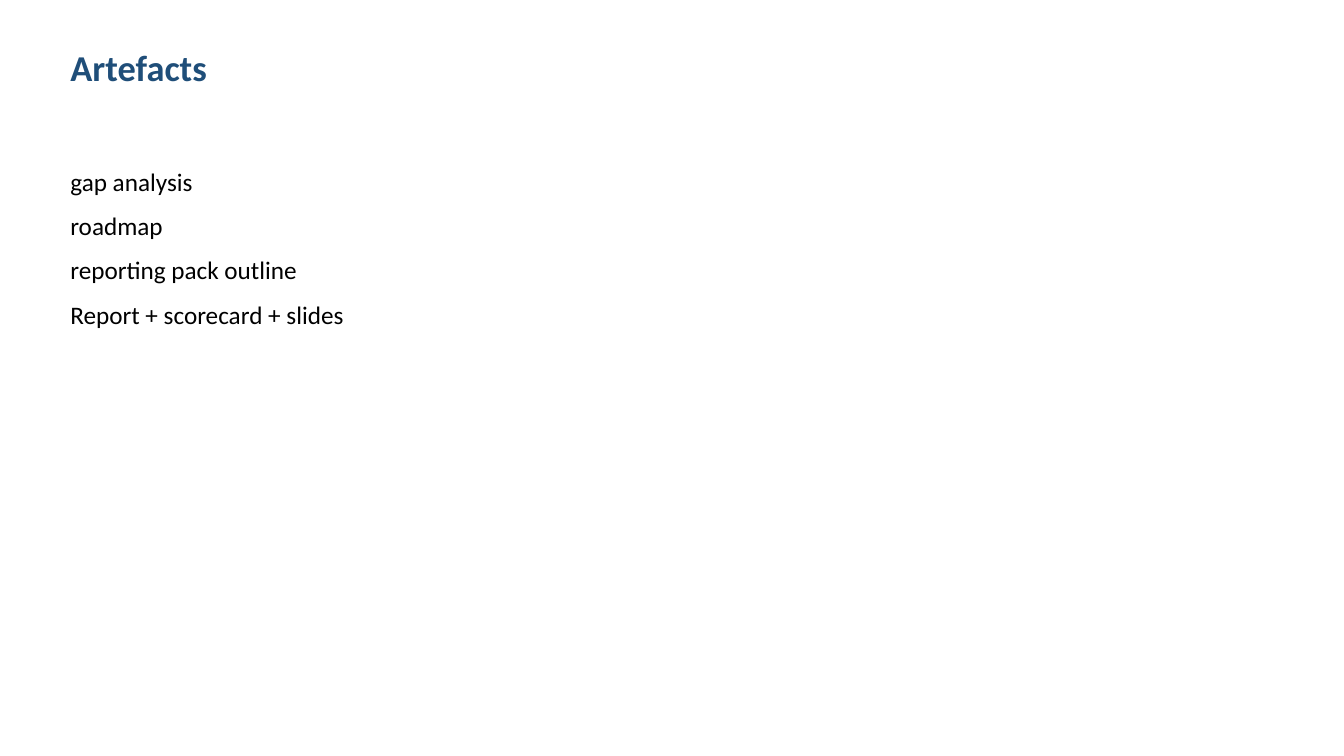
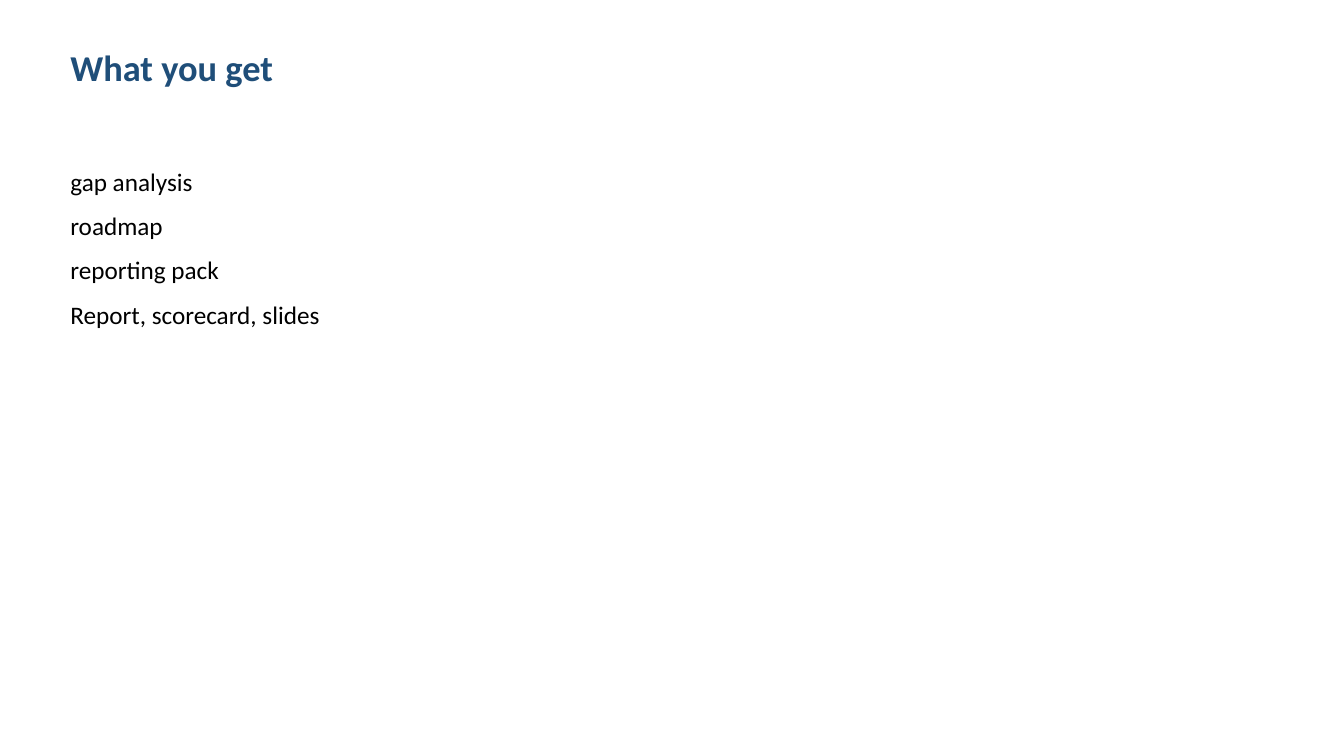
Before and after one commit to shohrabniaz/sme-cyber-board-reporting, a slide deck: slide 3 of Final_Submission/02_Presentation.pptx. Drawn at 1344x756 pixels with LibreOffice and Linux fonts; fonts in the diff are those of the drawing. Boxes give left, top, right and bottom in pixels: in the first picture for what was removed or moved away, otherwise in the second. Text is boxed around its words. In the diff, an @@ line names an element or a change of style, - is before the commit and + after.

Commit message:
Polish portfolio pack for professional showcase readiness.

```diff
--- a/Final_Submission/02_Presentation.pptx
+++ b/Final_Submission/02_Presentation.pptx
@@ text at [70, 55, 273, 87]: text changed @@
-Artefacts
+What you get
@@ text at [70, 261, 319, 328]: text changed @@
-reporting pack outline
-Report + scorecard + slides
+reporting pack
+Report, scorecard, slides
```
Also in this commit, not shown: 3 other slides changed, 12 other files.
